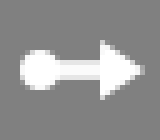
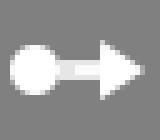
Layers edited between the first and the second 160 × 140 image:
painted on "Shape 2 copy" over bbox(55, 65, 75, 75)
painted on "Shape 2" over bbox(55, 60, 60, 80)
painted on "Ellipse 1" over bbox(10, 45, 60, 95)
